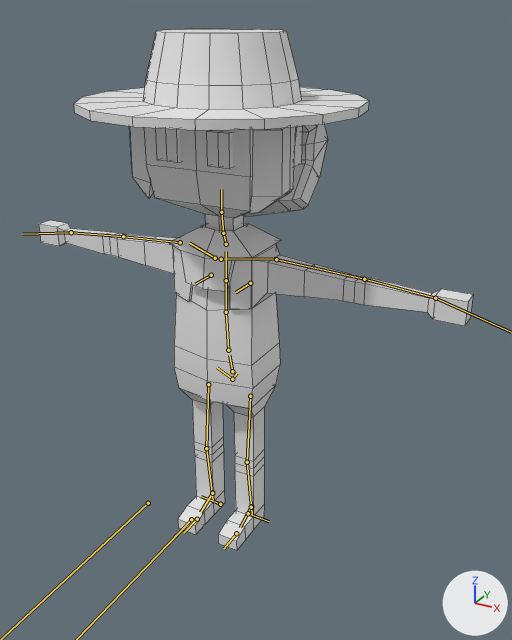
The FBX model Hussy Hicks - I am not a dog/Assets/Models/Hussy Hicks/Trace/Trace.fbx as it was, and as the next commit left it.
Camera for both pictures: a camera (50 mm lens) standing at (1.068, -1.751, 1.651) and looking at (0.073, 0.059, 0.746). The axes (+X, +Y, +Z) are drawn at lower right. The lights are the same throughout. Both versions are drawn at frame 4 of the action 'Draw'; the numbers are the values there. The bones that bend it are drawn over the model as lines. Mesh edges are drawn as thin lines.

Names of what the first picture shows: 'Trace'.
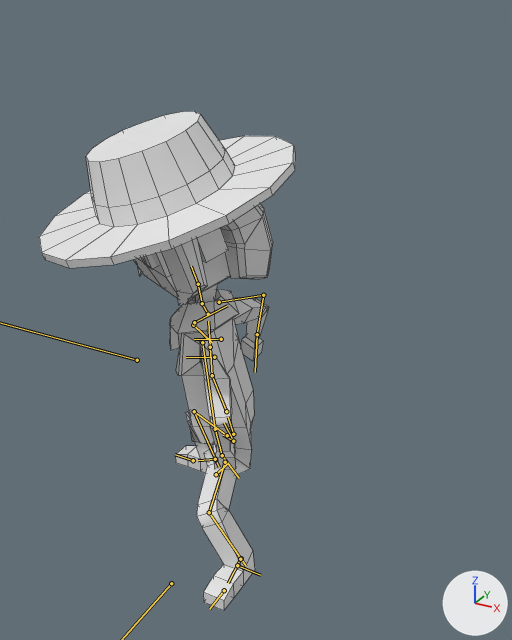
What the commit changed:
Bone 'spine' (bone_spine) moves from (0.0, 0.0, 0.0) to (0.0, -0.234, 0.06).
Bone 'spine' (bone_spine) turns from (0, 0, 0) to (-14, -58, 25) degrees about its own x, y and z.
Bone 'spine.001' (bone_spine_001) turns from (0, 0, 0) to (18, -25, 2) degrees about its own x, y and z.
Bone 'spine.002' (bone_spine_002) turns from (0, 0, 0) to (-14, 0, 0) degrees about its own x, y and z.
Bone 'spine.003' (bone_spine_003) turns from (0, 0, 0) to (0, 19, 1) degrees about its own x, y and z.
Bone 'Head' (bone_head) turns from (0, 0, 0) to (16, 34, 0) degrees about its own x, y and z.
Bone 'upper_arm.L' (bone_upper_arm_l) turns from (0, 0, 0) to (4, 97, -39) degrees about its own x, y and z.
Bone 'forearm.L' (bone_forearm_l) turns from (0, 0, 0) to (62, 0, 0) degrees about its own x, y and z.
Bone 'upper_arm.R' (bone_upper_arm_r) turns from (0, 0, 0) to (-43, -58, 48) degrees about its own x, y and z.
Bone 'forearm.R' (bone_forearm_r) turns from (0, 0, 0) to (51, 0, 0) degrees about its own x, y and z.
Bone 'thigh.L' (bone_thigh_l) turns from (0, 0, 0) to (-16, -55, -71) degrees about its own x, y and z.
Bone 'shin.L' (bone_shin_l) turns from (0, 0, 0) to (78, 0, 0) degrees about its own x, y and z.
Bone 'thigh.R' (bone_thigh_r) turns from (0, 0, 0) to (-61, 51, 26) degrees about its own x, y and z.
Bone 'shin.R' (bone_shin_r) turns from (0, 0, 0) to (97, 0, 0) degrees about its own x, y and z.
Bone 'IK_Handle_L' (bone_ik_handle_l) moves from (0.0, 0.0, 0.0) to (0.097, -0.241, 0.0).
Bone 'IK_Handle_R' (bone_ik_handle_r) moves from (0.0, 0.0, 0.0) to (-0.101, 0.181, 0.0).
Bone 'IK_Handle_R' (bone_ik_handle_r) turns from (0, 0, 0) to (0, 0, -90) degrees about its own x, y and z.

What differs and where, as boxes (x1, y1, x2, y2) in the pictures (512 x 640 px):
'Trace', posed (41% narrower)
    before: (39, 29, 473, 551)
    after: (39, 111, 296, 611)
bone 'spine', root to tip
    before: (232, 371) to (229, 355)
    after: (233, 434) to (228, 417)
bone 'spine.001', root to tip
    before: (228, 350) to (226, 312)
    after: (226, 411) to (212, 375)
bone 'spine.002', root to tip
    before: (226, 312) to (226, 280)
    after: (212, 375) to (210, 347)
bone 'spine.003', root to tip
    before: (226, 280) to (226, 251)
    after: (210, 347) to (208, 321)
bone 'Head', root to tip
    before: (221, 212) to (221, 189)
    after: (198, 284) to (191, 266)
bone 'upper_arm.L', root to tip
    before: (276, 259) to (364, 279)
    after: (202, 342) to (215, 429)
bone 'forearm.L', root to tip
    before: (364, 279) to (435, 298)
    after: (215, 429) to (222, 455)
bone 'upper_arm.R', root to tip
    before: (180, 242) to (123, 236)
    after: (219, 302) to (263, 295)
bone 'forearm.R', root to tip
    before: (123, 236) to (71, 232)
    after: (263, 295) to (257, 334)
bone 'thigh.L', root to tip
    before: (250, 396) to (247, 462)
    after: (225, 462) to (209, 512)
bone 'shin.L', root to tip
    before: (247, 462) to (252, 514)
    after: (209, 512) to (246, 566)
bone 'thigh.R', root to tip
    before: (208, 384) to (206, 448)
    after: (227, 435) to (194, 411)
bone 'shin.R', root to tip
    before: (206, 448) to (213, 500)
    after: (194, 411) to (219, 467)
bone 'IK_Handle_L', root to tip
    before: (251, 506) to (253, 505)
    after: (241, 558) to (242, 557)
bone 'IK_Handle_R', root to tip
    before: (212, 492) to (214, 491)
    after: (215, 459) to (217, 460)
